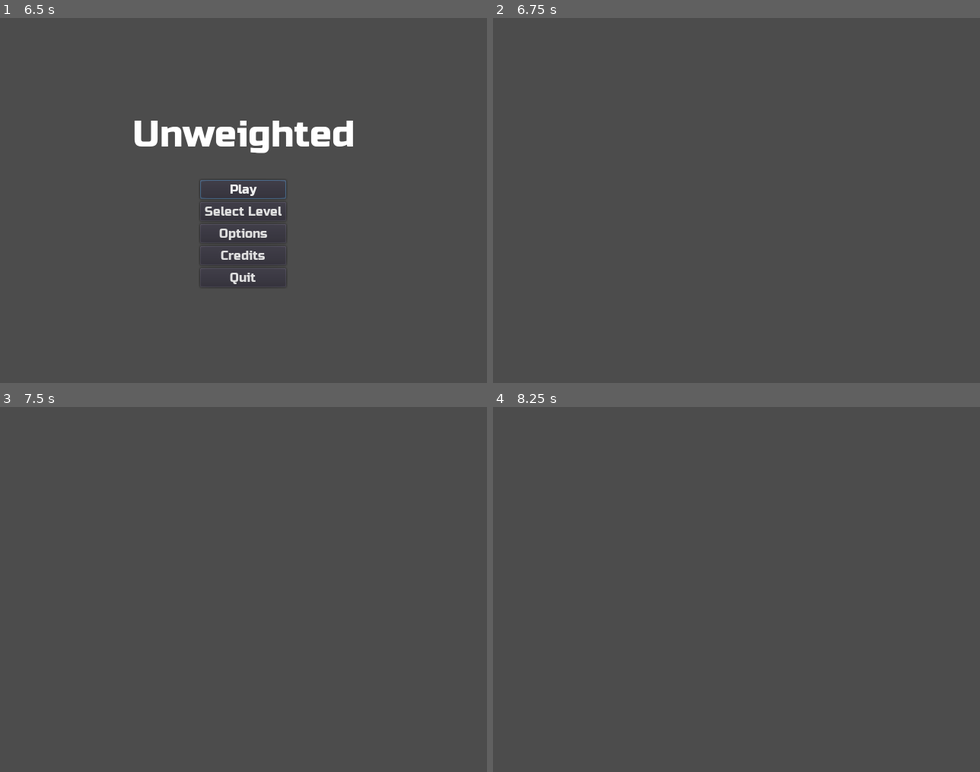
Above: before the commit, frames 1-4 (two rows, left to right).
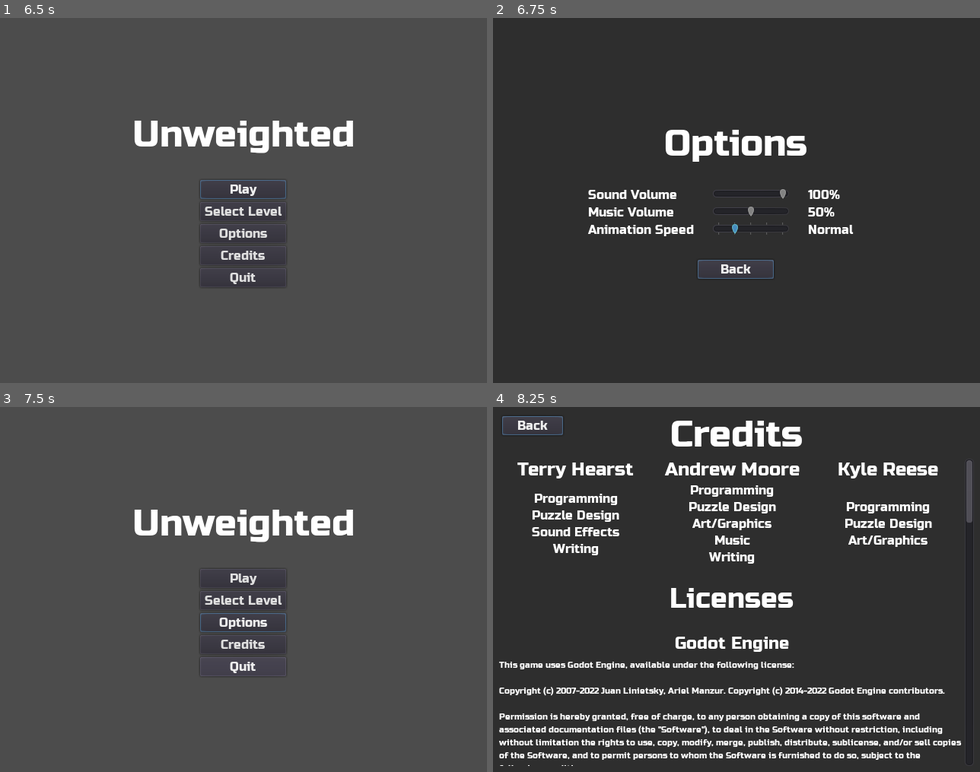
Above: after the commit, the same moments.

Repository: kdreese/gmtk-2022
Game: Godot game, scene res://src/states/Menu.tscn
Same seed, same stepped clock (60 frames per second), same inputs: the game is played once before the commit and once after it.
Inputs (mouse positions are in pixels of both pictures, inside the frame that each line leads up to):
- Up to frame 1 (6.5 s): click "Select Level" at 0.5 s; click "Introduction" at 1.25 s; click (73, 50) at 2 s; click "Back" at 2.75 s; click (112, 50) at 3.5 s; click (112, 50) at 4.25 s; click (112, 50) at 5 s; click (34, 50) at 5.75 s
- Up to frame 2 (6.75 s): click "Options" at 6.5 s
- Up to frame 3 (7.5 s): click (243, 658) at 7.25 s, where only the run after the commit has a clickable "Back"
- Up to frame 4 (8.25 s): click (736, 644) at 8 s, where only the run after the commit has a clickable "Credits"

Frame 1 is identical in both runs. In frame 2, 99% of the frame differs, in the area x 0-100%, y 0-100%; in frame 3, 2.8%; in frame 4, 98%.
Error before the commit: Invalid call to function 'show_menu' in base 'ColorRect (OptionsMenu.gd)'. Expected 1 arguments. (res://src/states/Menu.gd:23)

Commit message:
Fix crash when selecting options from main menu

Diff:
--- a/src/states/Game.gd
+++ b/src/states/Game.gd
@@ -4,6 +4,7 @@
 var level: Level
 
 var moves: int
+var options_return_to_game: bool
 
 
 func _ready() -> void:
@@ -67,14 +68,14 @@
 	$LevelComplete/ColorRect.show()
 	$UI/Textbox.hide()
 
-func _on_OptionsMenu_options_exited(source: String) -> void:
+func _on_OptionsMenu_options_exited() -> void:
 	level.get_node("Player").update_animation_speed()
-	if source == "pause_menu":
+	if options_return_to_game:
+		# We came from the game scene, so un-pause the game.
+		get_tree().paused = false
+	else:
 		$PauseMenu/ColorRect.show()
 		$PauseMenu/ColorRect/C/V/Buttons/OptionsButton.grab_focus()
-	else:
-		# We came from the game scene, so un-pause the game.
-		get_tree().paused = false
 
 
 func _on_MenuButton_pressed() -> void:
@@ -85,12 +86,14 @@
 
 func _on_OptionsButton_pressed() -> void:
 	get_tree().paused = true
-	$PauseMenu/OptionsMenu.show_menu("main")
+	options_return_to_game = true
+	$PauseMenu/OptionsMenu.show_menu()
 
 
 func _on_PauseMenu_OptionsButton_pressed() -> void:
+	options_return_to_game = false
 	$PauseMenu/ColorRect.hide()
-	$PauseMenu/OptionsMenu.show_menu("pause_menu")
+	$PauseMenu/OptionsMenu.show_menu()
 
 
 func _on_RestartButton_pressed() -> void:
--- a/src/states/OptionsMenu.gd
+++ b/src/states/OptionsMenu.gd
@@ -5,7 +5,6 @@
 
 var animation_speed_strings := ["Slow", "Normal", "Fast", "Very Fast", "Hyperspeed"]
 
-var source : String
 
 func _ready() -> void:
 	var animation_speed_value = Global.animation_speed
@@ -25,15 +24,14 @@
 		get_tree().set_input_as_handled()
 
 
-func show_menu(source: String) -> void:
+func show_menu() -> void:
 	show()
 	$C/V/BackButton.grab_focus()
-	source = source
 
 
 func _on_BackButton_pressed() -> void:
 	hide()
-	emit_signal("options_exited", source)
+	emit_signal("options_exited")
 
 
 func _on_SoundVolumeSlider_value_changed(value: float) -> void:
